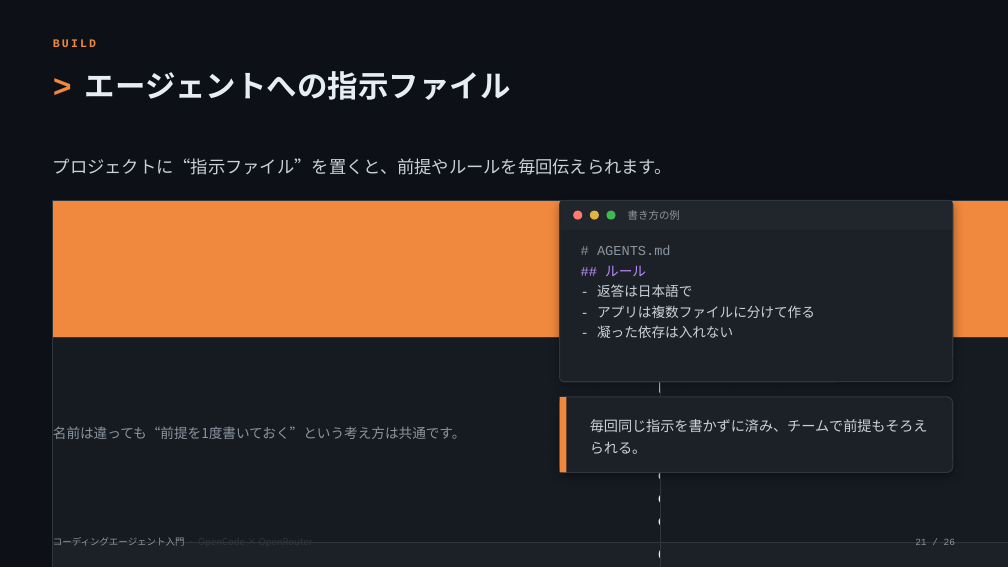
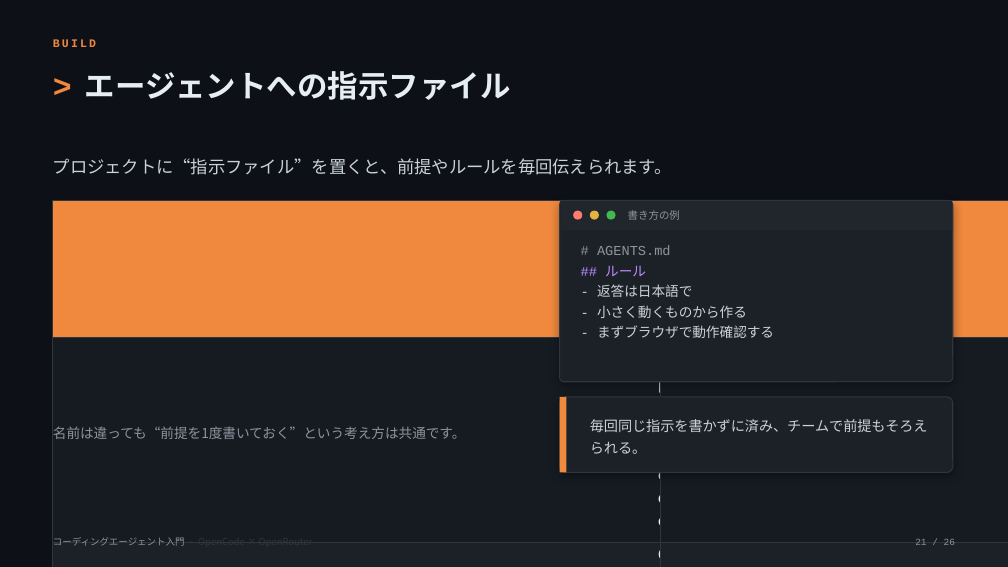
Before and after one commit to OJII3/opencode_openrouter_free_example, a slide deck: slide 21 of slides/seminar.pptx. Drawn at 1008x567 pixels with LibreOffice and Linux fonts; fonts in the diff are those of the drawing. Boxes give left, top, right and bottom in pixels: in the first picture for what was removed or moved away, otherwise in the second. Text is boxed around its words. In the diff, an @@ line names an element or a change of style, - is before the commit and + after.

```diff
--- a/slides/seminar.pptx
+++ b/slides/seminar.pptx
@@ text at box(597, 305, 774, 338): text changed @@
-- アプリは複数ファイルに分けて作る
-- 凝った依存は入れない
+- 小さく動くものから作る
+- まずブラウザで動作確認する
```
Also in this commit, not shown: 4 other slides changed, 1 slide added, 1 slide removed, 4 other files.
